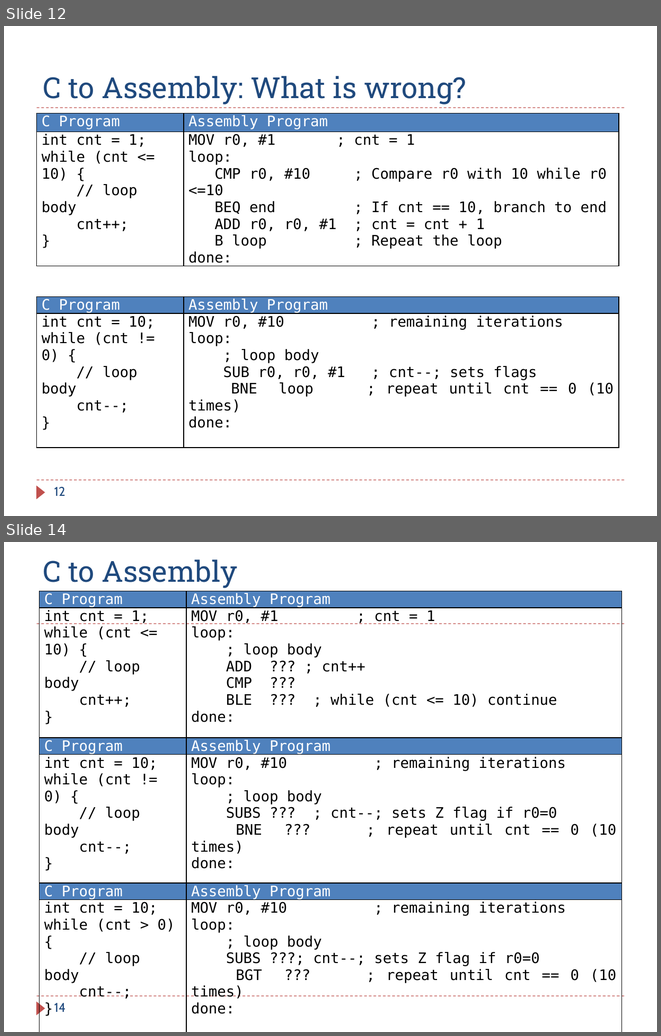
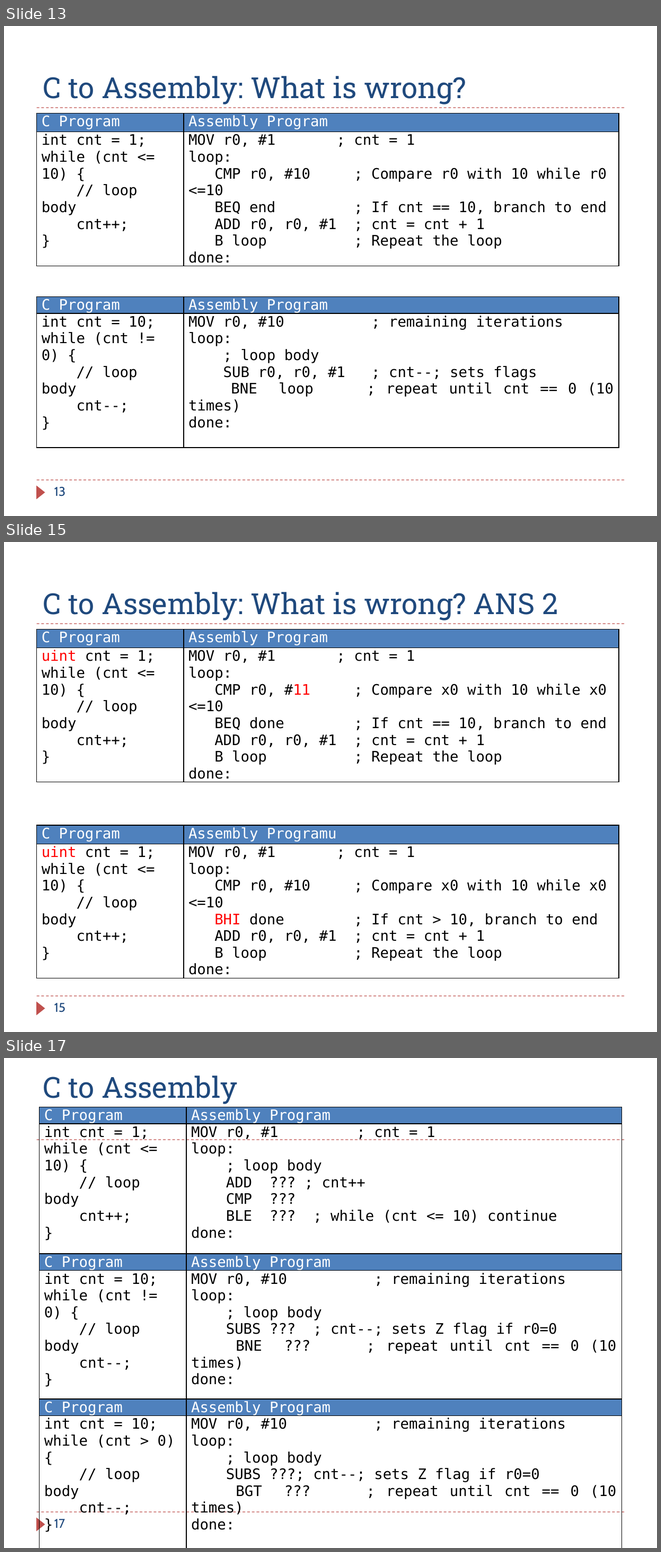
Before and after one commit to guhofstra/CSC111Fa25, a slide deck: PPTs/Ch6_ARM_Control_Flow_Exercises_ANS.pptx. Shown one above the other, each under a label of ours: slides 12 and 14 before the commit, slides 13, 15 and 17 after it; the slides between them are not shown. The pictures are 661x1036 and 661x1552 pixels, drawn with LibreOffice and Linux fonts; fonts in the diff are those of the drawing. Boxes give left, top, right and bottom in pixels: in the first picture for what was removed or moved away, otherwise in the second. Text is boxed around its words. In the diff, an @@ line names an element or a change of style, - is before the commit and + after.

```diff
--- a/PPTs/Ch6_ARM_Control_Flow_Exercises_ANS.pptx
+++ b/PPTs/Ch6_ARM_Control_Flow_Exercises_ANS.pptx
@@ slide 15 added at (4,542,657,1032), background #FFFFFF; not listed: 3 template elements that a slide beside it also shows @@
@@ title added at (43,592,558,620), 32 pt, text #1F497D @@
+C to Assembly: What is wrong? ANS 2
@@ table added at (37,629,619,781), 2 rows, 2 columns @@
+C Program | Assembly Program
+uint cnt = 1; / while (cnt <= 10) { / // loop body / cnt++; / } | MOV r0, #1 ; cnt = 1 / loop: / CMP r0, #11 ; Compare x0 with 10 while x0 <=10 BEQ done ; If cnt == 10, branch to end ADD r0, r0, #1 ; cnt = cnt + 1 B loop ; Repeat the loop / done:
@@ table added at (37,824,619,977), 2 rows, 2 columns @@
+C Program | Assembly Programu
+uint cnt = 1; / while (cnt <= 10) { / // loop body / cnt++; / } | MOV r0, #1 ; cnt = 1 / loop: / CMP r0, #10 ; Compare x0 with 10 while x0 <=10 BHI done ; If cnt > 10, branch to end ADD r0, r0, #1 ; cnt = cnt + 1 B loop ; Repeat the loop / done:
@@ page number added at (54,1003,65,1012), 14 pt, text #1F497D @@
+15
@@ what was slide 12 is now slide 13 @@
@@ page number at (54,487,66,496): text changed @@
-12
+13
@@ what was slide 14 is now slide 17 @@
@@ page number at (54,1519,65,1528): text changed @@
-14
+17
```
Also in this commit, not shown: 10 slides changed, 3 other slides added, 2 slides removed, 1 other file.
